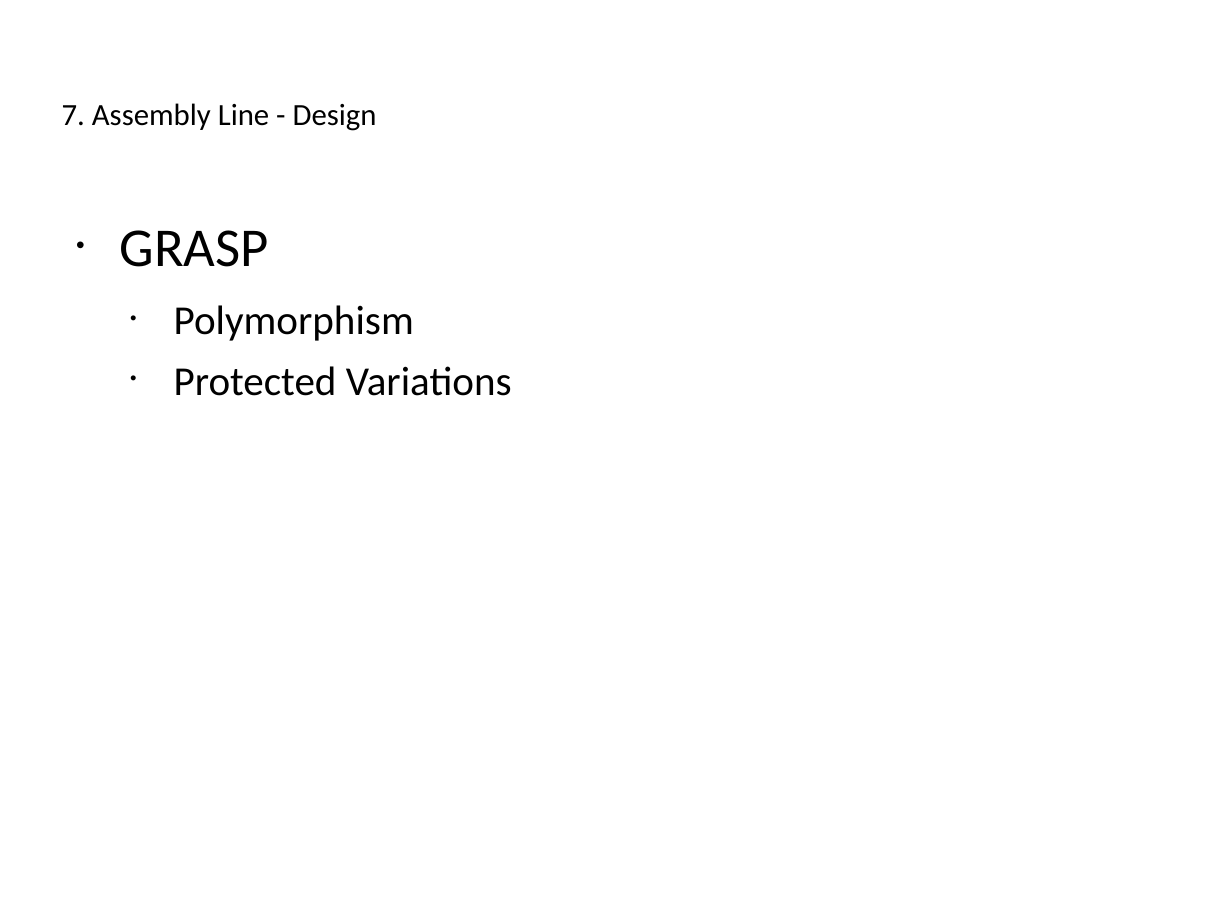
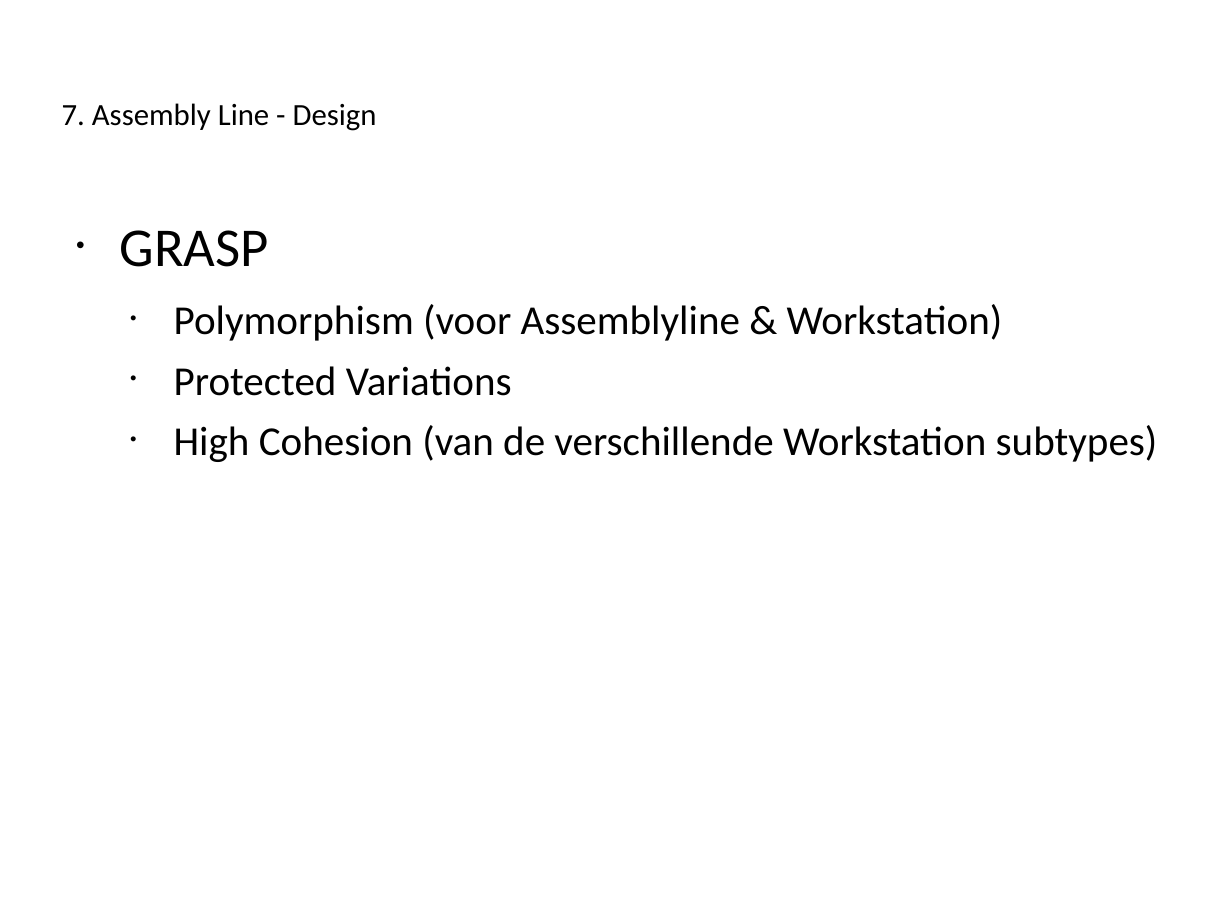
Before and after one commit to Novarg1/SWOP21, a slide deck: slide 20 of presentatie/Presentatie_Iteratie3_aanpassingenWonne21h59.ppt (slide 19 before the commit). Drawn at 1232x924 pixels with LibreOffice and Linux fonts; fonts in the diff are those of the drawing. Boxes give left, top, right and bottom in pixels: in the first picture for what was removed or moved away, otherwise in the second. Text is boxed around its words. In the diff, an @@ line names an element or a change of style, - is before the commit and + after.

Commit message:
nieuwe toevoegingen bij design uitleg

```diff
--- a/presentatie/Presentatie_Iteratie3_aanpassingenWonne21h59.ppt
+++ b/presentatie/Presentatie_Iteratie3_aanpassingenWonne21h59.ppt
@@ text at box(174, 304, 1003, 341): text changed @@
-  • Polymorphism
+  • Polymorphism (voor Assemblyline & Workstation)
@@ text at box(174, 425, 1158, 462): paragraph added @@
+  • High Cohesion (van de verschillende Workstation subtypes)
```
Also in this commit, not shown: 5 other slides changed, 1 slide added.
